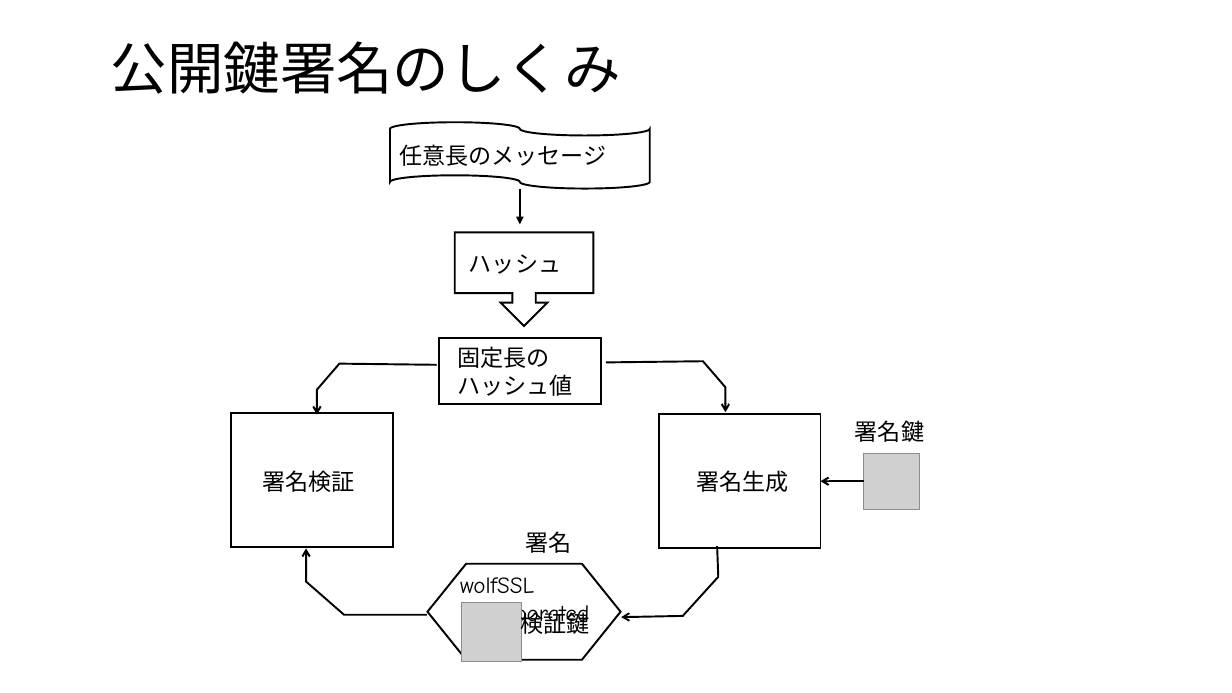
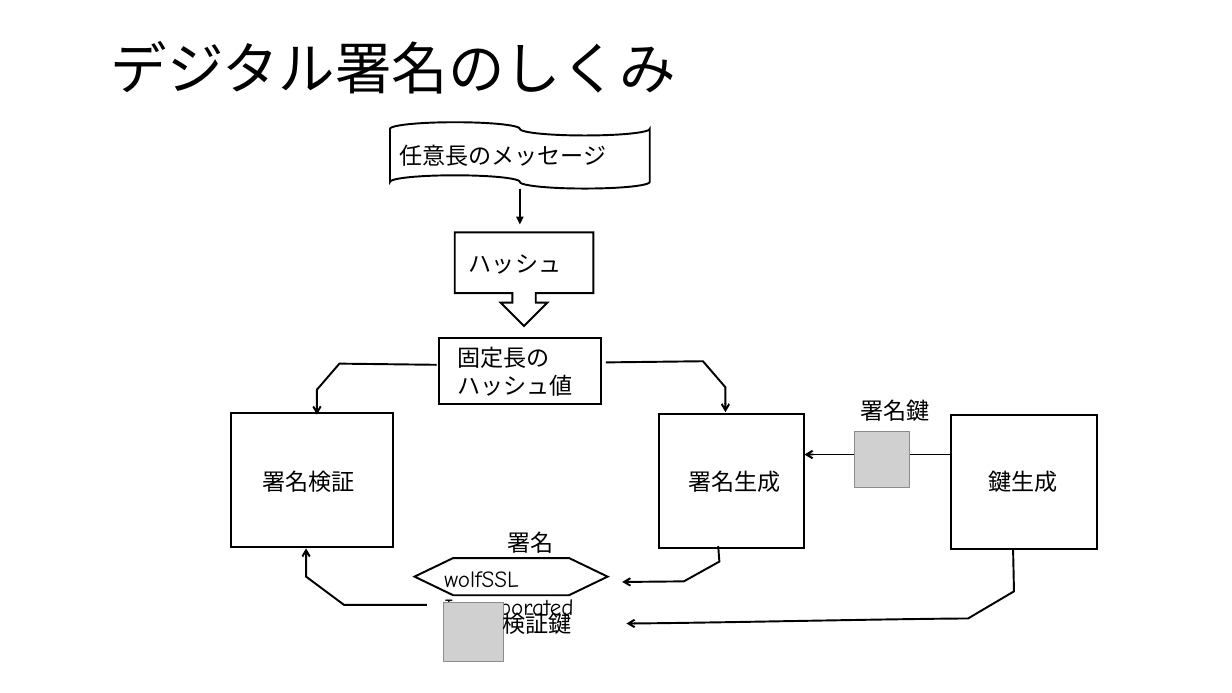
Before and after one commit to kojo1/TLSbook-en, a slide deck: slide 17 of Part1.Technology/Chapter3.Algorithm/Algorithm-fig-jp.pptx. Drawn at 1232x693 pixels with LibreOffice and Linux fonts; fonts in the diff are those of the drawing; grey boxes stand for pictures. Boxes give left, top, right and bottom in pixels: in the first picture for what was removed or moved away, otherwise in the second. Text is boxed around its words. In the diff, an @@ line names an element or a change of style, - is before the commit and + after.

```diff
--- a/Part1.Technology/Chapter3.Algorithm/Algorithm-fig-jp.pptx
+++ b/Part1.Technology/Chapter3.Algorithm/Algorithm-fig-jp.pptx
@@ title at (111, 41, 677, 94): text changed @@
-公開鍵署名のしくみ
+デジタル署名のしくみ
@@ rectangle: place and size @@
-rectangle at (659, 414, 821, 548)
+rectangle at (659, 414, 805, 548)
@@ text "署名鍵": place and size @@
-text "署名鍵" at (855, 420, 924, 442)
+text "署名鍵" at (860, 399, 929, 421)
@@ rectangle added at (952, 415, 1098, 549), fill #FFFFFF, outline #000000 1.5 pt @@
@@ picture: place and size @@
-picture at (864, 454, 920, 509)
+picture at (854, 432, 909, 487)
@@ text "署名生成": place and size @@
-text "署名生成" at (697, 470, 789, 492)
+text "署名生成" at (689, 470, 781, 492)
@@ arrow moved from (864, 482) - (821, 482) to (952, 455) - (805, 455) @@
@@ text added at (988, 470, 1057, 492), 18 pt, text #000000 @@
+鍵生成
@@ text "署名": place and size @@
-text "署名" at (525, 531, 571, 553)
+text "署名" at (507, 531, 553, 553)
@@ freeform shape added at (627, 535, 1014, 623), outline #000000 1.5 pt @@
@@ freeform shape: place and size @@
-freeform shape at (306, 549, 427, 616)
+freeform shape at (306, 549, 427, 605)
@@ flow chart preparation: place and size @@
-flow chart preparation at (428, 564, 621, 660)
+flow chart preparation at (415, 558, 608, 595)
@@ text "wolfSSL Incorporated": place and size @@
-text "wolfSSL Incorporated" at (460, 577, 589, 629)
+text "wolfSSL Incorporated" at (444, 571, 573, 622)
@@ freeform shape: place and size @@
-freeform shape at (621, 546, 718, 617)
+freeform shape at (623, 546, 720, 582)
@@ picture: place and size @@
-picture at (462, 603, 522, 663)
+picture at (444, 603, 504, 663)
@@ text "検証鍵": place and size @@
-text "検証鍵" at (520, 609, 589, 638)
+text "検証鍵" at (502, 609, 571, 638)
```
Also in this commit, not shown: 3 other slides changed, 2 slides added, 6 other files.
